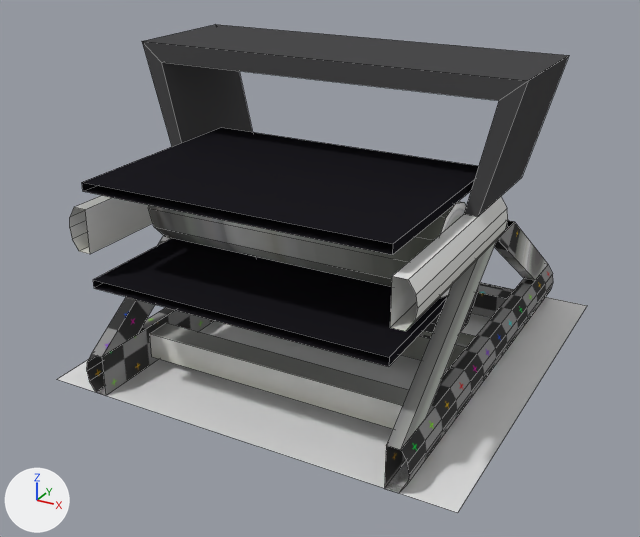
An edit to the Blender file resources/assets/taam/models/conveyor.blend, drawn before and after from the same camera.
One viewpoint serves both versions: a 50 mm lens placed at (1.417, -2.29, 1.079), pointed at (0.478, -0.583, 0.226). Lighting does not change. The marker at lower left points along +X, +Y and +Z. Mesh edges are drawn as thin lines.

In view in the first picture: 'Appliance Reordering', 'Conveyor Straight', 'Processor', 'Reference', 'Support'.
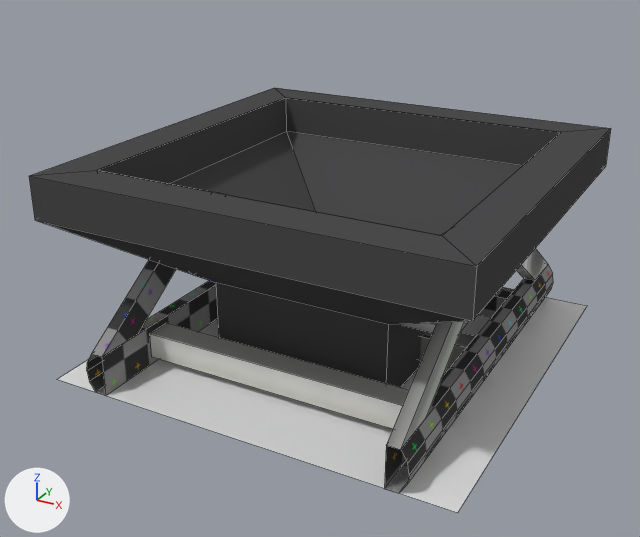
What differs and where, as boxes [x1, y1, x2, y2] in the pictures (640 x 537 px):
```json
{"object": "Conveyor Hopper", "change": "shown", "after": [29, 88, 611, 387]}
{"object": "Conveyor Straight", "change": "hidden", "before": [70, 128, 508, 367], "on screen": "black"}
{"object": "Appliance Reordering", "change": "hidden", "before": [142, 24, 569, 217]}
{"object": "Processor", "change": "surface changed", "before": [401, 291, 477, 333], "after": [401, 291, 477, 333]}
```

Scene script edits in JSON lines:
```json
{"op": "set", "path": "img_conveyor", "old": "load_image('conveyor', '_unpacked/conveyor.png', 1024, 1024, 'sRGB')", "new": "load_image('conveyor', '../textures/models/conveyor.png', 1024, 1024, 'sRGB')"}
{"op": "add", "block": "ob_appliance_reordering", "code": "ob_appliance_reordering.hide_viewport = True"}
{"op": "remove", "block": "ob_conveyor_hopper", "code": "ob_conveyor_hopper.hide_viewport = True"}
{"op": "add", "block": "ob_conveyor_straight", "code": "ob_conveyor_straight.hide_viewport = True"}
```
